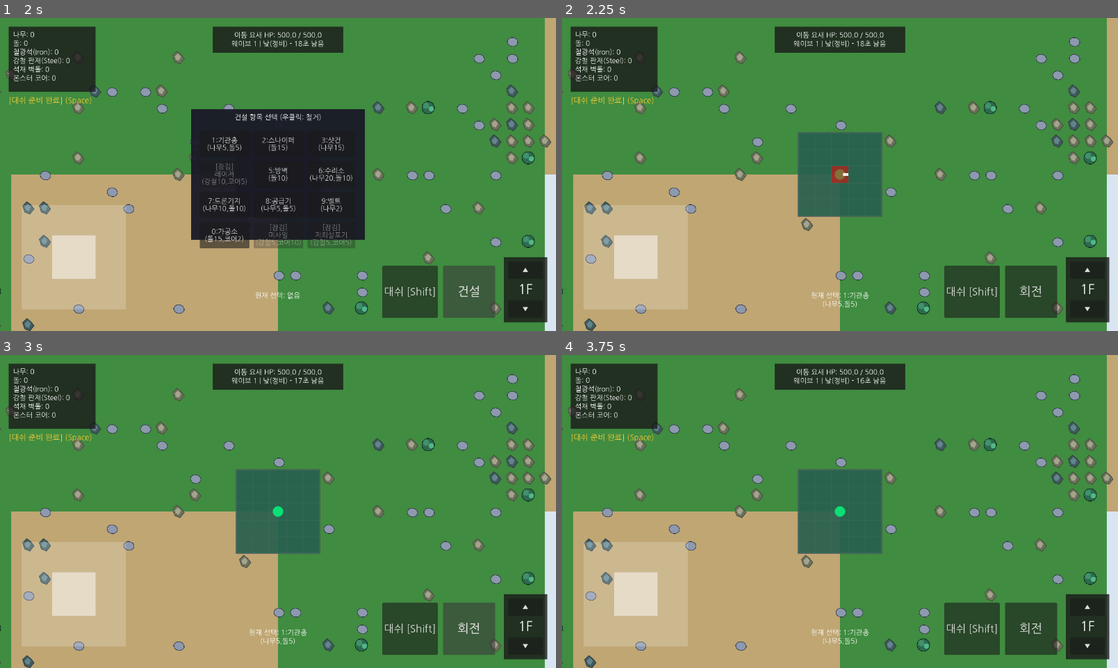
Above: before the commit, frames 1-4 (two rows, left to right).
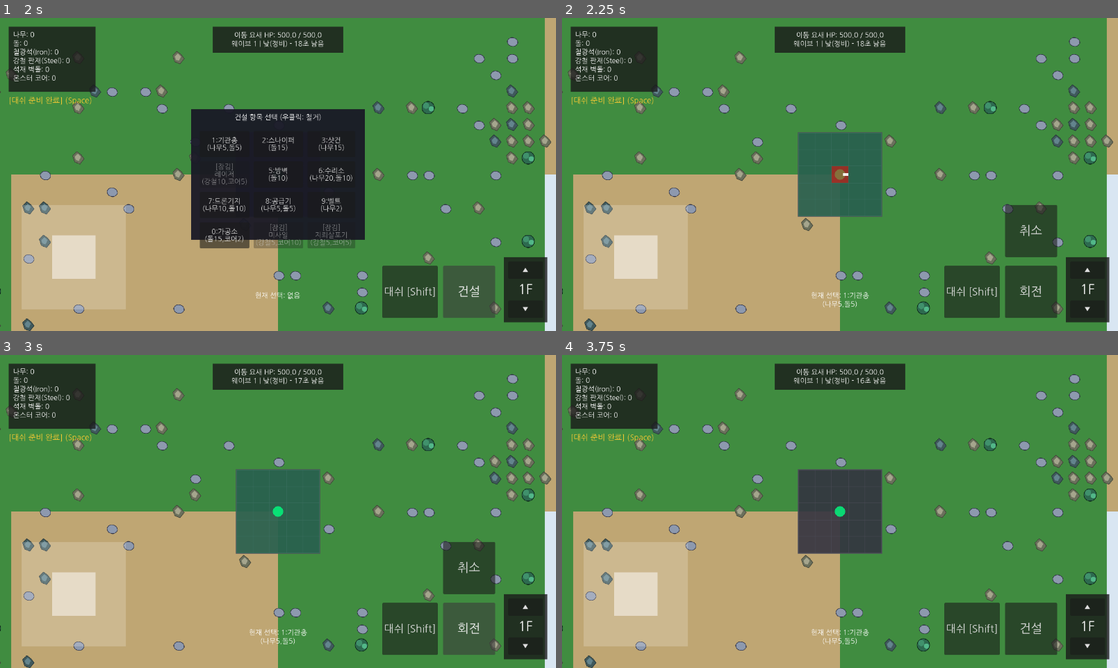
Above: after the commit, the same moments.

Repository: krWebfirewood/nomad-factory
Game: Godot game, scene res://scenes/title_screen.tscn
Same seed, same stepped clock (60 frames per second), same inputs: the game is played once before the commit and once after it.
Inputs (mouse positions are in pixels of both pictures, inside the frame that each line leads up to):
- Up to frame 1 (2 s): click "GAME START" at 0.5 s; click "건설" at 1.25 s
- Up to frame 2 (2.25 s): click "1:기관총 (나무5,돌5)" at 2 s
- Up to frame 3 (3 s): click "회전" at 2.75 s
- Up to frame 4 (3.75 s): click (1029, 567) at 3.5 s, where only the run after the commit has a clickable "취소"

Frame 1 is identical in both runs. In frame 2, 1.6% of the frame differs, in the area x 79-90%, y 59-77%; in frame 3, 1.6%; in frame 4, 4.0%, in the area x 42-87%, y 36-90%.

Commit message:
Add dedicated Cancel button for mobile UI when in building mode

Diff:
--- a/scripts/player.gd
+++ b/scripts/player.gd
@@ -38,6 +38,7 @@
 var mobile_action_btn = null
 var btn_dash = null
 var btn_orbital = null
+var btn_cancel = null
 var last_action_time = 0
 
 var attack_timer = 0.0
@@ -138,6 +139,15 @@
 	btn_orbital.add_theme_font_size_override("font_size", 24)
 	btn_orbital.visible = false
 	ui_canvas.add_child(btn_orbital)
+
+	btn_cancel = Button.new()
+	btn_cancel.text = "취소"
+	btn_cancel.size = btn_size
+	btn_cancel.position = Vector2(right_margin, bottom_margin - 140)
+	btn_cancel.focus_mode = Control.FOCUS_NONE
+	btn_cancel.add_theme_font_size_override("font_size", 28)
+	btn_cancel.visible = false
+	ui_canvas.add_child(btn_cancel)
 
 func use_dash():
 	if boost_cooldown <= 0:
@@ -859,6 +869,9 @@
 			elif is_instance_valid(mobile_action_btn) and mobile_action_btn.get_global_rect().has_point(pos):
 				_on_mobile_action_pressed()
 				handled_by_btn = true
+			elif is_instance_valid(btn_cancel) and btn_cancel.visible and btn_cancel.get_global_rect().has_point(pos):
+				set_build_type(0)
+				handled_by_btn = true
 			elif is_instance_valid(btn_orbital) and btn_orbital.visible and btn_orbital.get_global_rect().has_point(pos):
 				use_orbital_strike()
 				handled_by_btn = true
@@ -900,6 +913,10 @@
 					if is_instance_valid(building_context_panel): building_context_panel.visible = false
 			else:
 				if is_instance_valid(building_context_panel): building_context_panel.visible = false
+	elif event is InputEventMouseButton and event.button_index == MOUSE_BUTTON_RIGHT and event.pressed:
+		if build_type != 0:
+			set_build_type(0)
+			get_viewport().set_input_as_handled()
 
 	if event is InputEventKey and event.pressed:
 		if event.keycode == KEY_1: select_build_type(1, "1:기관총")
@@ -946,6 +963,10 @@
 		elif build_direction == Vector2i.UP: preview_arrow.rotation = -PI/2
 
 func toggle_build_menu():
+	if build_type != 0:
+		set_build_type(0)
+		return
+
 	if is_instance_valid(build_menu_panel):
 		build_menu_panel.visible = not build_menu_panel.visible
 
@@ -979,8 +1000,12 @@
 func set_build_type(type):
 	build_type = type
 	if build_type == 0:
+		if is_instance_valid(mobile_action_btn): mobile_action_btn.text = "건설"
+		if is_instance_valid(btn_cancel): btn_cancel.visible = false
 		if is_instance_valid(build_preview): build_preview.visible = false
 	else:
+		if is_instance_valid(mobile_action_btn): mobile_action_btn.text = "회전"
+		if is_instance_valid(btn_cancel): btn_cancel.visible = true
 		if is_instance_valid(build_preview): build_preview.visible = true
 		if build_type == 1: preview_rect.color = Color(0.0, 0.3, 0.8, 0.5)
 		elif build_type == 2: preview_rect.color = Color(0.8, 0.0, 0.0, 0.5)
